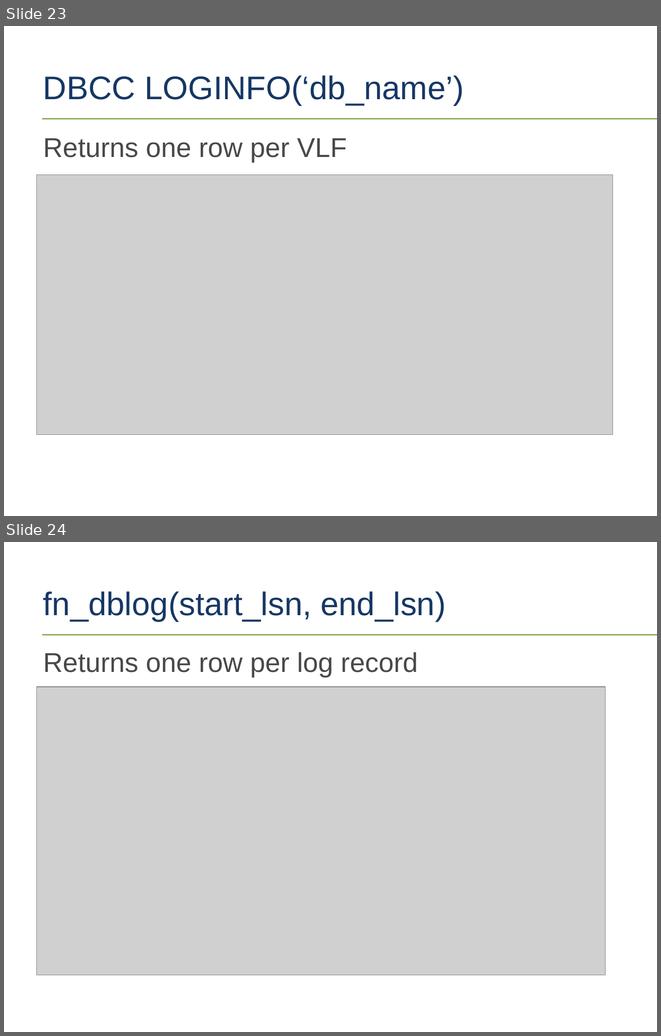
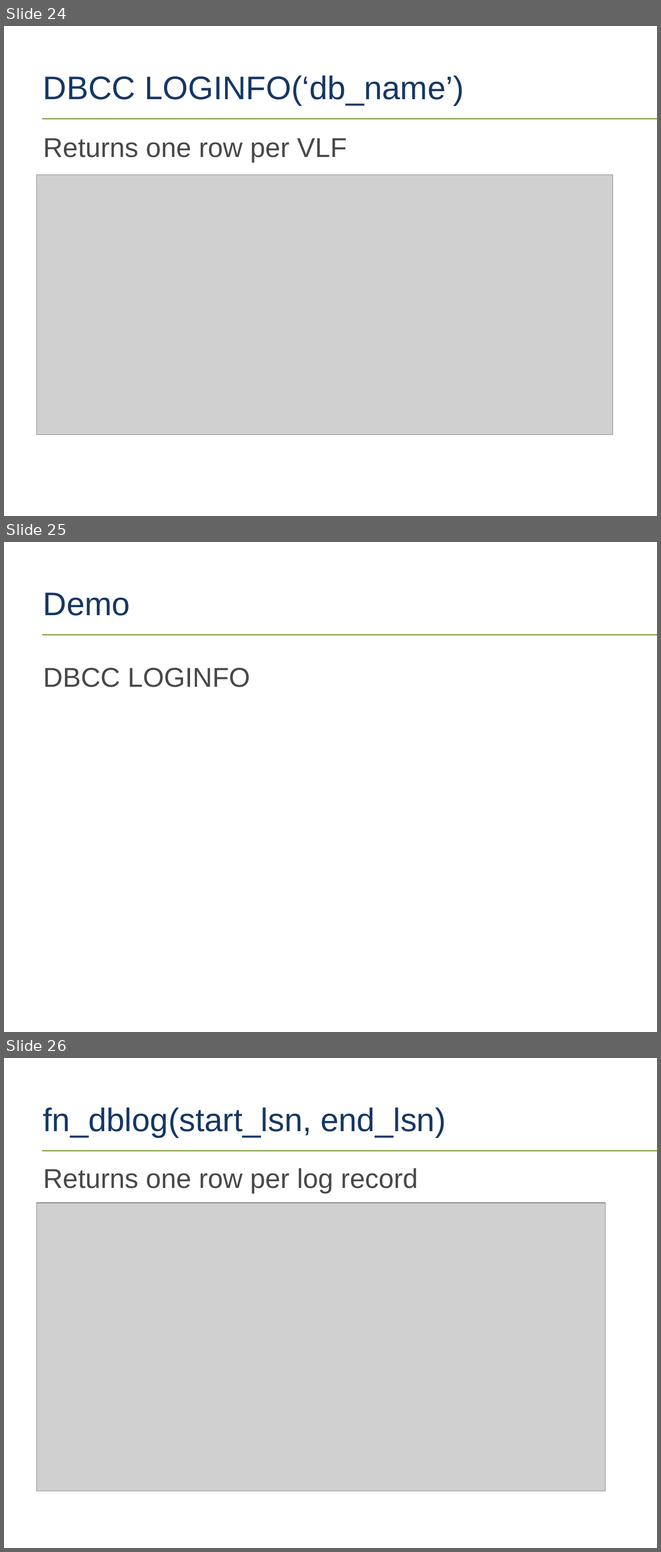
Before and after one commit to tf3604/LogFilePresentation, a slide deck: TransactionLog.pptx. Shown one above the other, each under a label of ours: slides 23 and 24 before the commit, slides 24, 25 and 26 after it. The pictures are 661x1036 and 661x1552 pixels, drawn with LibreOffice and Linux fonts; fonts in the diff are those of the drawing; grey boxes stand for pictures; background and template pictures are left out. Boxes give left, top, right and bottom in pixels: in the first picture for what was removed or moved away, otherwise in the second. Text is boxed around its words. In the diff, an @@ line names an element or a change of style, - is before the commit and + after.

Commit message:
Add demo stubs.

```diff
--- a/TransactionLog.pptx
+++ b/TransactionLog.pptx
@@ slide 25 added at (x1=4, y1=542, x2=657, y2=1032), background #FFFFFF; not listed: 1 template element that a slide beside it also shows @@
@@ title added at (x1=43, y1=592, x2=130, y2=616), 36 pt, text #163764 @@
+Demo
@@ text added at (x1=43, y1=668, x2=250, y2=687), 30 pt, text #474947 @@
+DBCC LOGINFO
@@ what was slide 23 is now slide 24 @@
@@ what was slide 24 is now slide 26 @@
```
Also in this commit, not shown: 1 slide changed, 2 other slides added.
